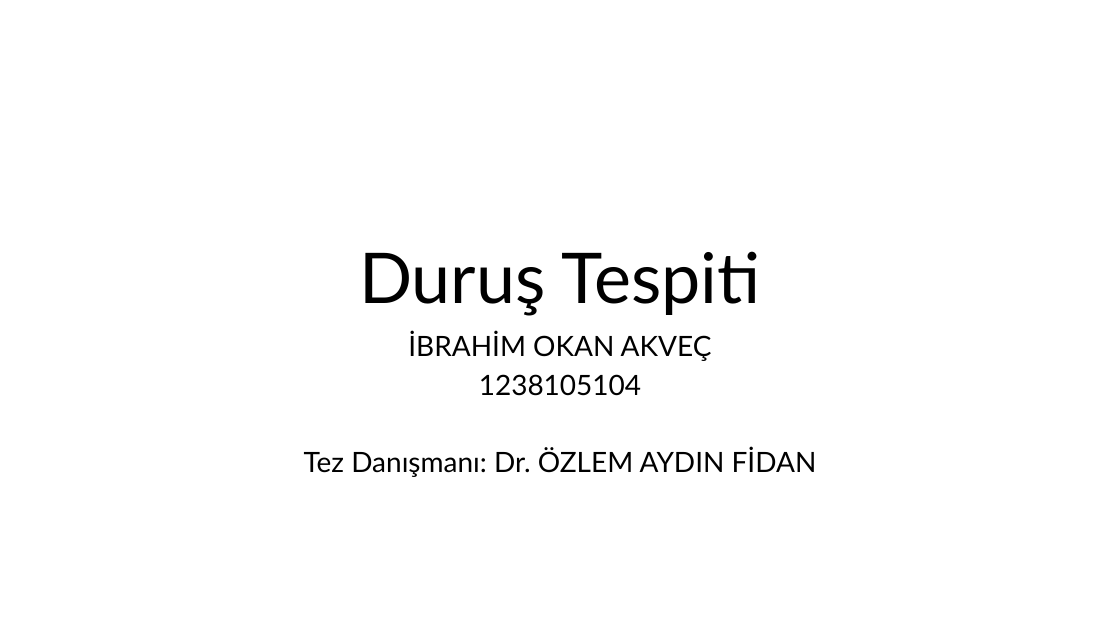
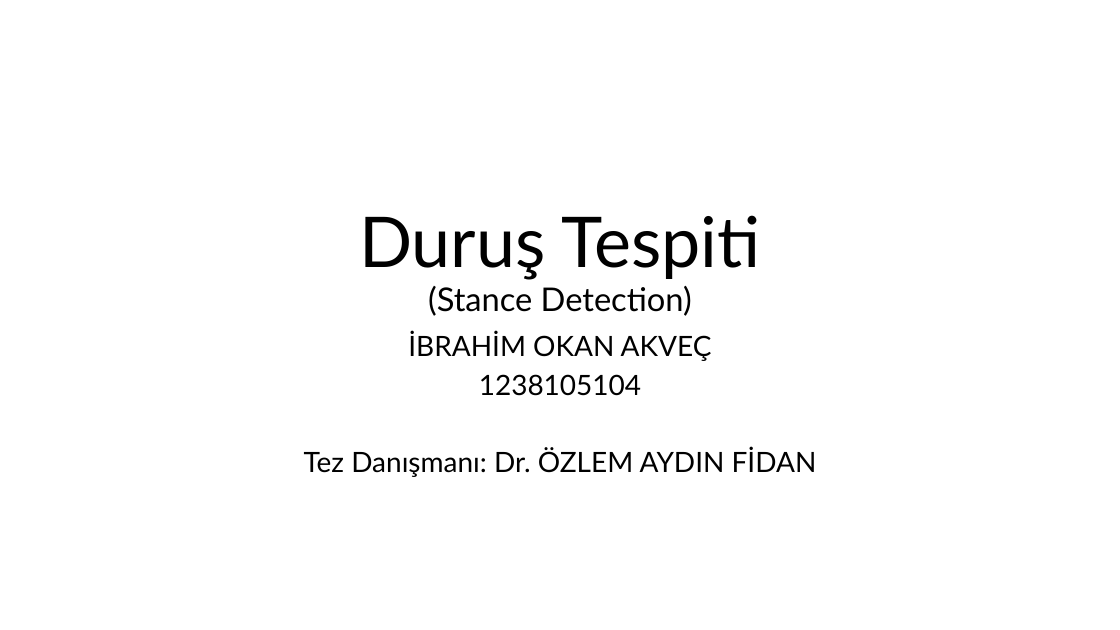
Before and after one commit to okanakvec/stance, a slide deck: slide 1 of ibrahim okan akvec seminer sunum.pptx. Drawn at 1120x630 pixels with LibreOffice and Linux fonts; fonts in the diff are those of the drawing. Boxes give left, top, right and bottom in pixels: in the first picture for what was removed or moved away, otherwise in the second. Text is boxed around its words. In the diff, an @@ line names an element or a change of style, - is before the commit and + after.

```diff
--- a/ibrahim okan akvec seminer sunum.pptx
+++ b/ibrahim okan akvec seminer sunum.pptx
@@ title at <box>359,215,760,316</box>: text changed; size 60 to 28 pt @@
-Duruş Tespiti
+Duruş Tespiti
+(Stance Detection)
```
Also in this commit, not shown: 2 other slides changed, 5 slides added, 5 slides removed, 2 other files.
